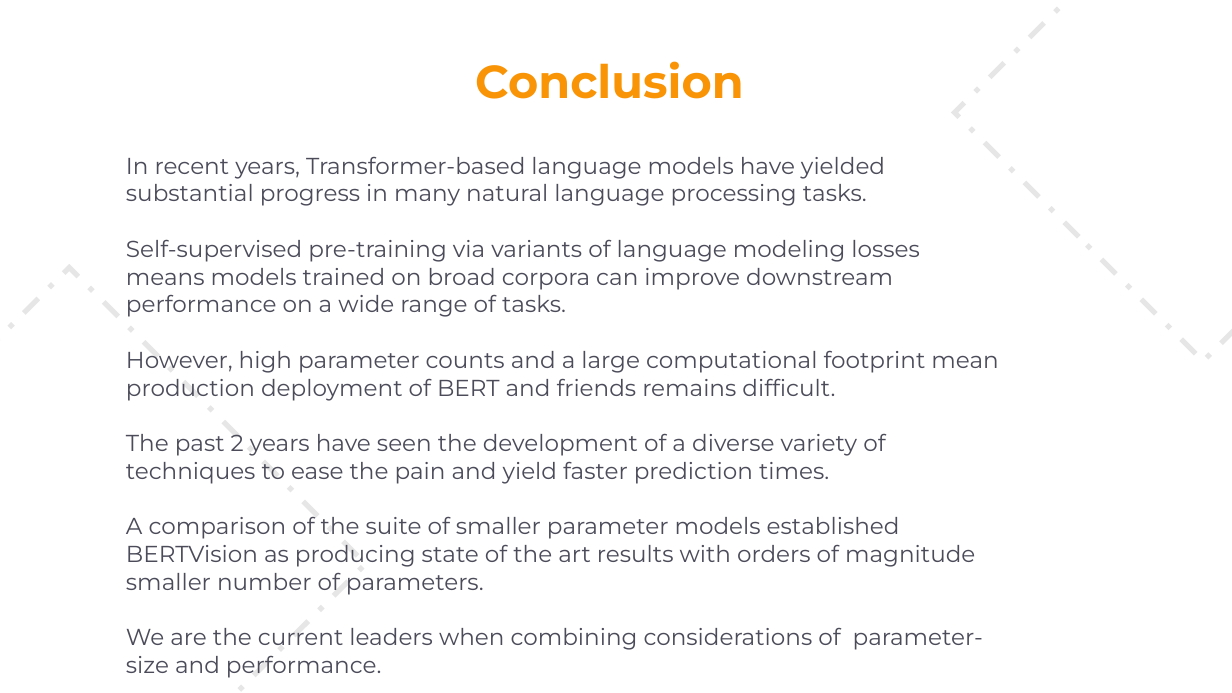
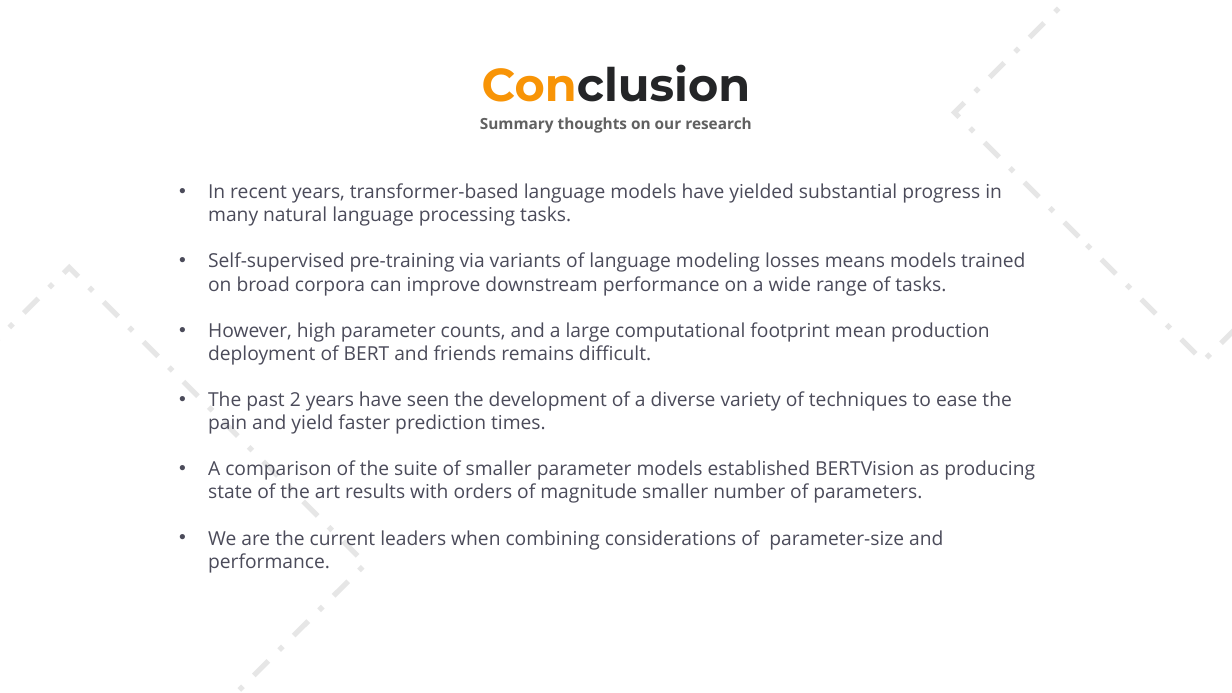
Before and after one commit to cbenge509/BERTVision, a slide deck: slide 12 of presentation/capstone/final presentation/capstone__jiang_benge_fogarty_king__final_presentation.pptx. Drawn at 1232x693 pixels with LibreOffice and Linux fonts; fonts in the diff are those of the drawing. Boxes give left, top, right and bottom in pixels: in the first picture for what was removed or moved away, otherwise in the second. Text is boxed around its words. In the diff, an @@ line names an element or a change of style, - is before the commit and + after.

```diff
--- a/presentation/capstone/final presentation/capstone__jiang_benge_fogarty_king__final_presentation.pptx
+++ b/presentation/capstone/final presentation/capstone__jiang_benge_fogarty_king__final_presentation.pptx
@@ text removed at bbox=[475, 61, 744, 99] @@
-Conclusion
@@ text added at bbox=[482, 64, 751, 102], 36 pt, text #242527, bold @@
+Conclusion
@@ text added at bbox=[480, 117, 751, 133], 12 pt, text #616161, bold @@
+Summary thoughts on our research
@@ text "In recent years, transformer-based language ...": place and size @@
-text "In recent years, transformer-based language ..." at bbox=[126, 157, 998, 673]
+text "In recent years, transformer-based language ..." at bbox=[208, 183, 1035, 573]
@@ text at bbox=[208, 183, 1002, 226]: text changed; size 18 to 15 pt; font Montserrat to Open Sans @@
-In recent years, Transformer-based language models have yielded substantial progress in many natural language processing tasks.
+• In recent years, transformer-based language models have yielded substantial progress in many natural language processing tasks.
@@ text at bbox=[208, 252, 1035, 573]: size 18 to 15 pt, font Montserrat to Open Sans in "Self-supervised pre-training via variants of language modeli ...", "The past 2 years have seen the ...", "A comparison of the suite of smaller ...", "We are the current leaders when combining ..."; bullet none to • @@
@@ text at bbox=[208, 322, 990, 365]: text changed; size 18 to 15 pt; font Montserrat to Open Sans @@
-However, high parameter counts and a large computational footprint mean production deployment of BERT and friends remains difficult.
+• However, high parameter counts, and a large computational footprint mean production deployment of BERT and friends remains difficult.
```
Also in this commit, not shown: 1 other slide changed, 1 slide added, 1 slide removed.
